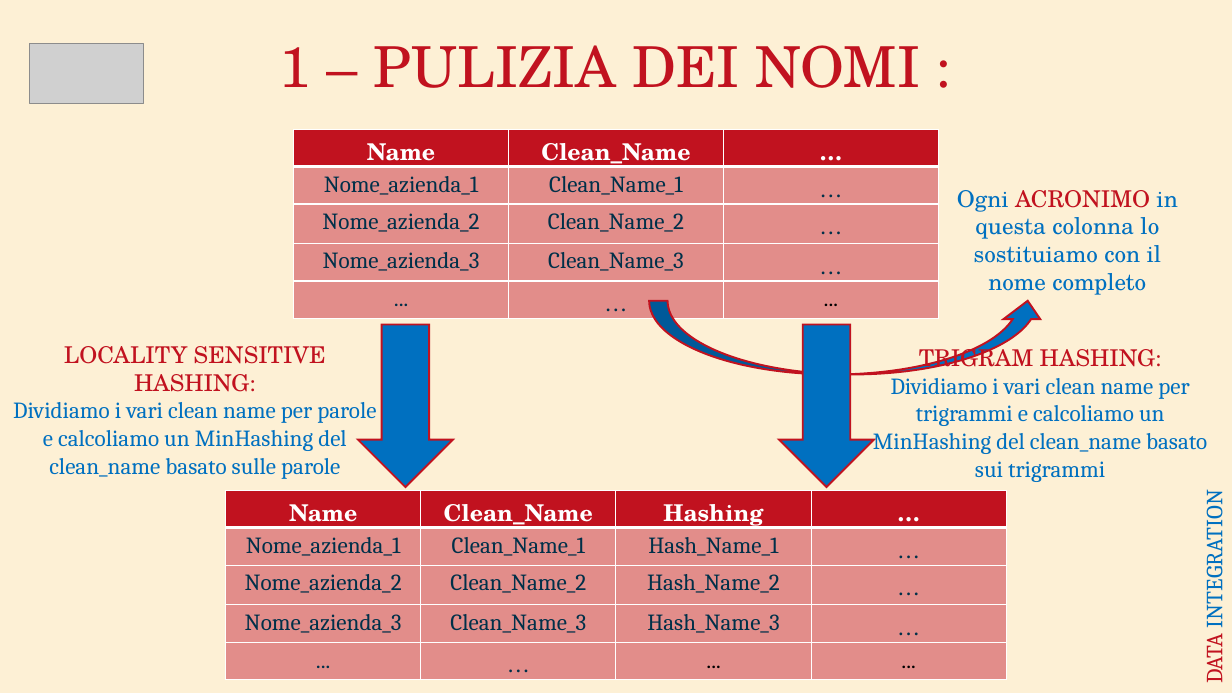
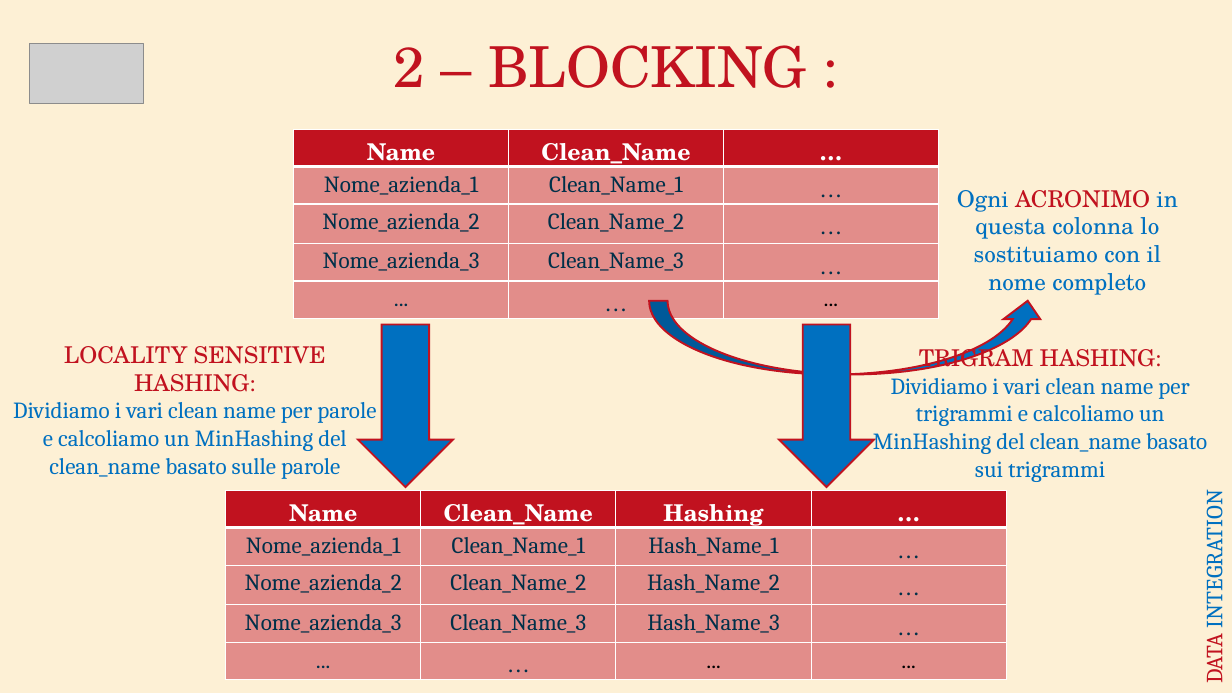
Before and after one commit to AntonioSouls/IDD_HOMEWORK5_Data-Integration, a slide deck: slide 21 of Data Integration Presentazione.pptx (slide 18 before the commit). Drawn at 1232x693 pixels with LibreOffice and Linux fonts; fonts in the diff are those of the drawing; grey boxes stand for pictures. Boxes give left, top, right and bottom in pixels: in the first picture for what was removed or moved away, otherwise in the second. Text is boxed around its words. In the diff, an @@ line names an element or a change of style, - is before the commit and + after.

```diff
--- a/Data Integration Presentazione.pptx
+++ b/Data Integration Presentazione.pptx
@@ text at (394,45,806,88): text changed @@
-1 – PULIZIA DEI NOMI :
+2 – BLOCKING :
```
Also in this commit, not shown: 12 other slides changed, 5 slides added, 2 slides removed.
